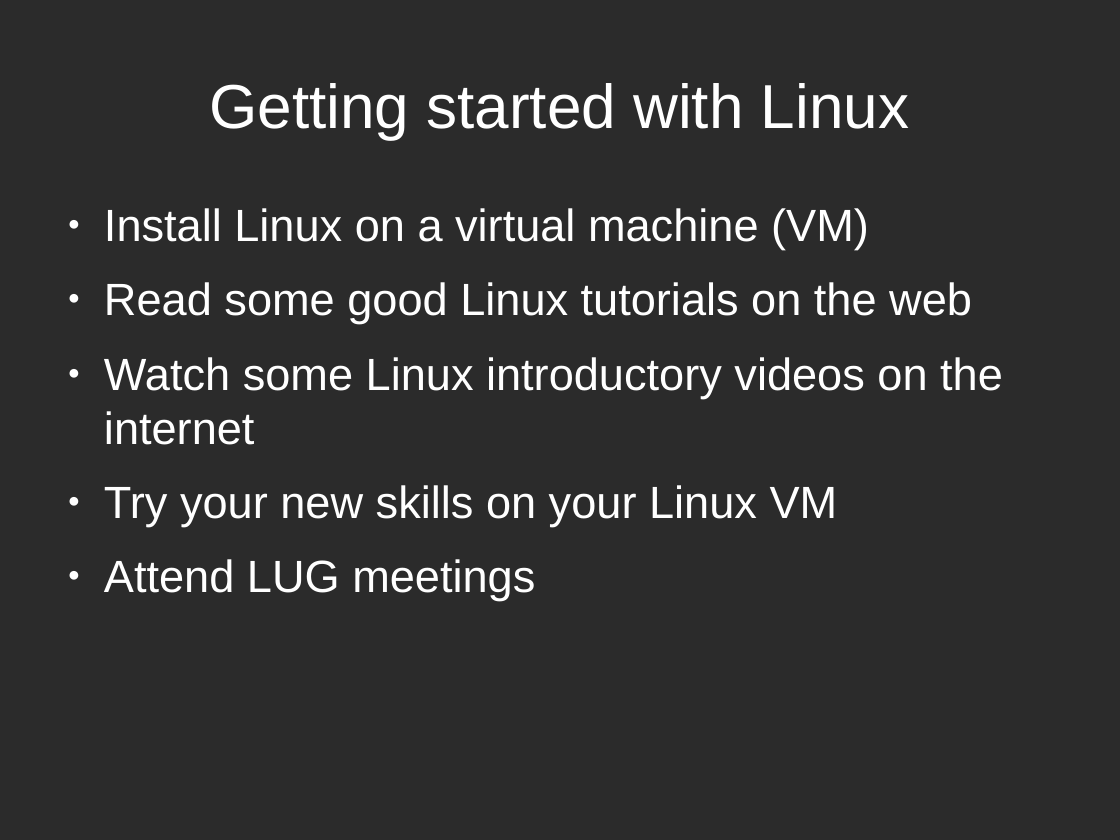
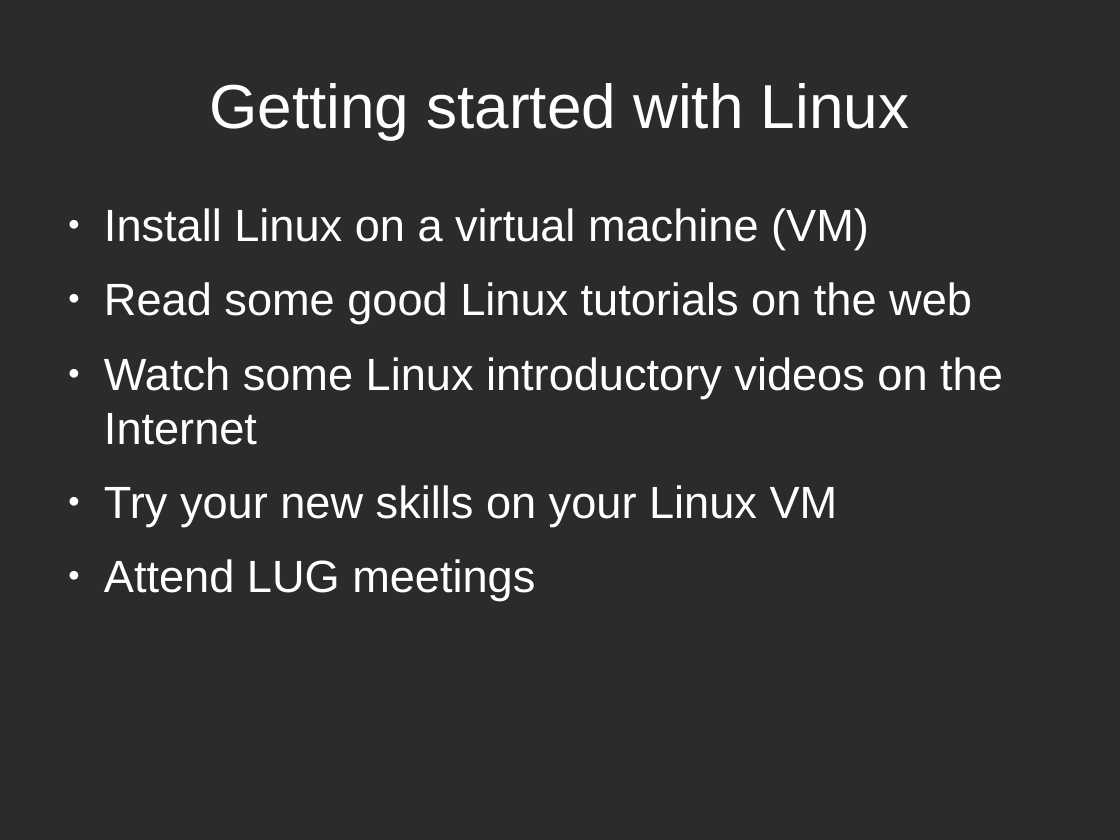
Before and after one commit to LUGatUTA/Presentations-Public, a slide deck: slide 11 of intro_linux_LUG/LUG_Intro_Linux.odp (slide 10 before the commit). Drawn at 1120x840 pixels with LibreOffice and Linux fonts; fonts in the diff are those of the drawing; background and template pictures are left out; a plain dark background stands for a picture behind light text. Boxes give left, top, right and bottom in pixels: in the first picture for what was removed or moved away, otherwise in the second. Text is boxed around its words. In the diff, an @@ line names an element or a change of style, - is before the commit and + after.

Commit message:
Updated presentation made on September 30th. New installation videos created.
Adds pictures.
Virtualbox installation.

```diff
--- a/intro_linux_LUG/LUG_Intro_Linux.odp
+++ b/intro_linux_LUG/LUG_Intro_Linux.odp
@@ text at box(104, 357, 1003, 445): text changed @@
-● Watch some Linux introductory videos on the internet
+● Watch some Linux introductory videos on the Internet
```
Also in this commit, not shown: 6 other slides changed, 2 slides added, 1 slide removed, 1 other file.
